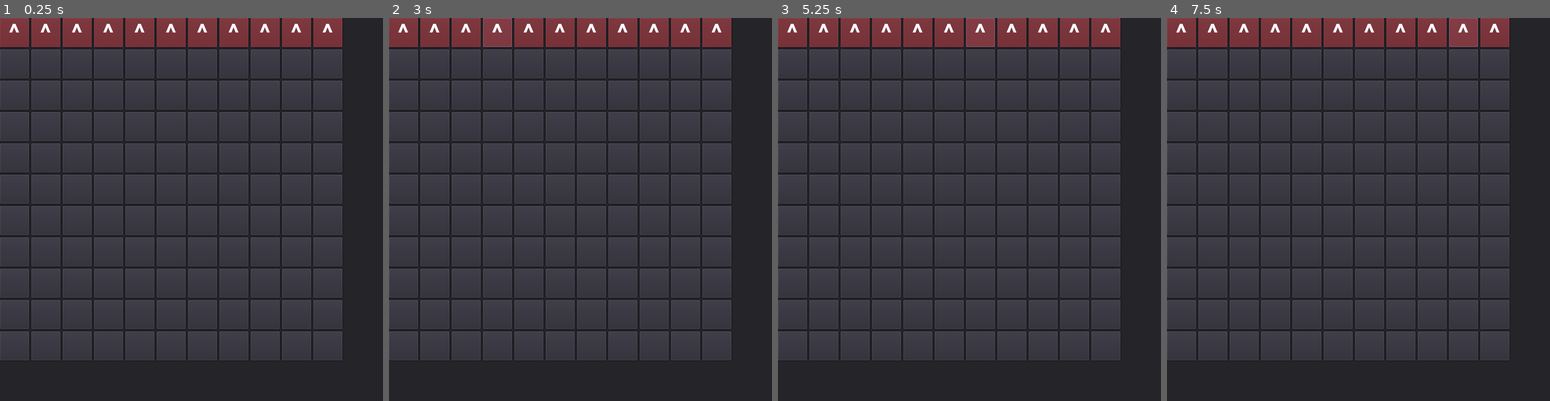
Above: before the commit, frames 1-4 (left to right).
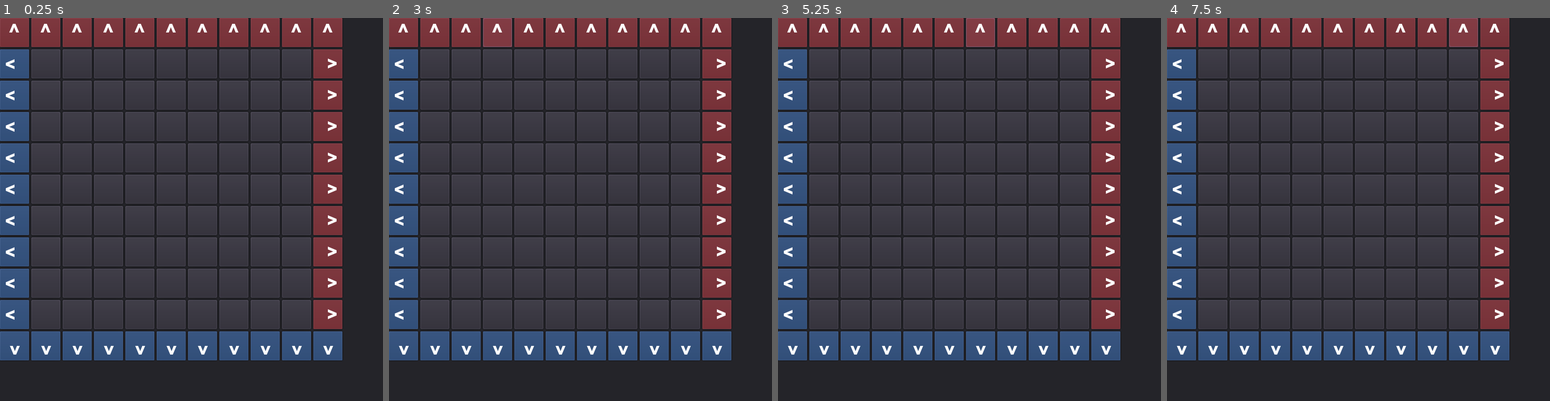
Above: after the commit, the same moments.

Repository: felipe-higino/sniper-chess-game
Game: Godot game, scene res://Table/GameScene.tscn
The game is run twice, just before and just after one commit, with the same random seed, the same clock (stepped at 60 frames per second) and the same inputs.
Inputs (mouse positions are in pixels of both pictures, inside the frame that each line leads up to):
- Up to frame 1 (0.25 s): no input
- Up to frame 2 (3 s): click (404, 33) at 0.5 s; click (434, 33) at 1.27 s; click (465, 33) at 2.02 s; click (496, 33) at 2.77 s
- Up to frame 3 (5.25 s): click (919, 33) at 3.52 s; click (950, 33) at 4.27 s; click (980, 33) at 5.02 s
- Up to frame 4 (7.5 s): click (1400, 33) at 5.77 s; click (1431, 33) at 6.52 s; click (1461, 33) at 7.27 s

The runs differ from the first frame. In frame 1, 17% of the frame differs, in the area x 0-90%, y 8-90%; in frame 2, 17%; in frame 3, 17%; in frame 4, 17%.

Commit message:
Grid position
Grid position register in every cell button.

Diff:
--- a/Sniper chess/Cell/GridCell.gd
+++ b/Sniper chess/Cell/GridCell.gd
@@ -2,7 +2,7 @@
 
 signal cell_clicked(ref)
 
-var index:int = 0
+var grid_position:Vector2 = Vector2(0,0)
 
 func _on_Button_button_down():
 	emit_signal("cell_clicked", self)
--- a/Sniper chess/Sniper/Sniper.gd
+++ b/Sniper chess/Sniper/Sniper.gd
@@ -9,11 +9,9 @@
 	"RIGHT": 90.0,
 	"LEFT": -90.0
 }
-var angle:String = "TOP" setget _set_sniper_angle
 
 func _set_sniper_angle(value):
 	set_rotation_degrees(value)
-	angle = value
 
 #---------------------------------- API
 func face_top():
--- a/Sniper chess/Table/GridContainer.gd
+++ b/Sniper chess/Table/GridContainer.gd
@@ -8,14 +8,28 @@
 		for j in 11:
 			#generate buttons
 			var new_button = CellPrefab.instance()
-			new_button.index = i;
+			new_button.grid_position = Vector2(i,j);
 			new_button.connect("cell_clicked", self, "_grid_pressed")
 			add_child(new_button)
 			#generate snipers
-			if(i==0):
+			#-- red ones
+			if( (i==0) || (i>0 && i<10 && j==10) ):
 				var sniper = SniperPrefab.instance()
 				sniper.set_team_red()
 				new_button.add_child(sniper)
+				if(i==0):
+					sniper.face_top()
+				else:
+					sniper.face_right()
+			#-- blue ones
+			if( (j==0 && i>0) || (i==10) ):
+				var sniper = SniperPrefab.instance()
+				sniper.set_team_blue()
+				new_button.add_child(sniper)
+				if(i==10):
+					sniper.face_bot()
+				else:
+					sniper.face_left()
 
 func _grid_pressed(buttonRef):
-	print(buttonRef.index)
+	print(buttonRef.grid_position)
